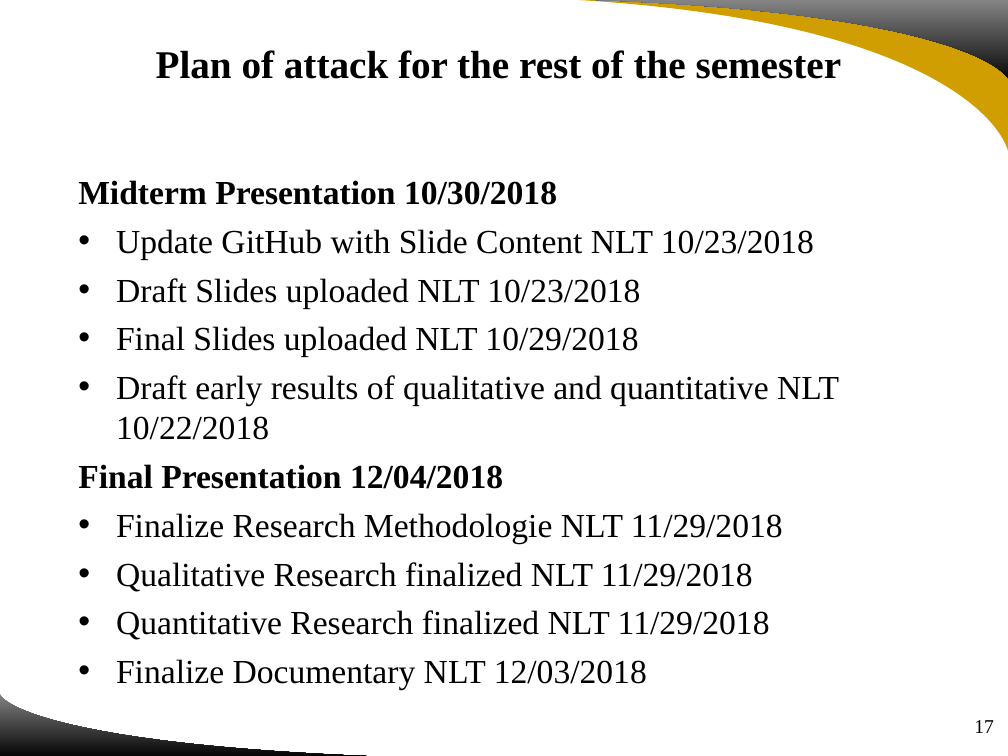
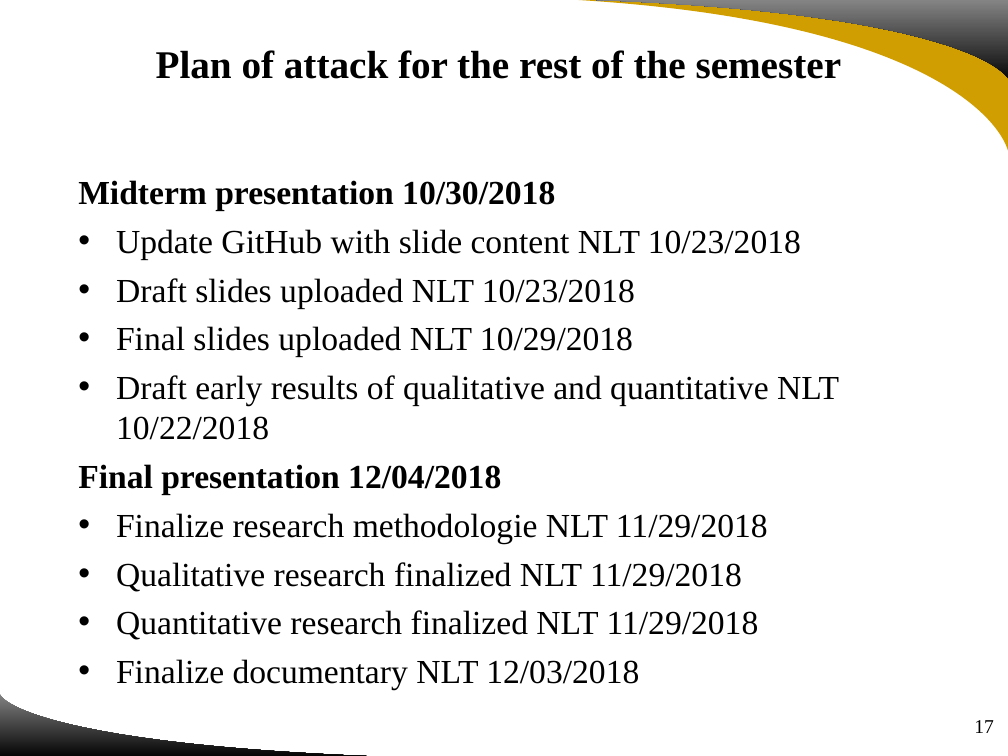
Before and after one commit to UgurUysal86/HUMAN-ASSISTED-WEAPON-SYSTEMS, a slide deck: slide 17 of Project Review and Feedback/181022 IDS6916 Group4 Project Review and Feedback.pptx. Drawn at 1008x756 pixels with LibreOffice and Linux fonts; fonts in the diff are those of the drawing; background and template pictures are left out. Boxes give left, top, right and bottom in pixels: in the first picture for what was removed or moved away, otherwise in the second. Text is boxed around its words. In the diff, an @@ line names an element or a change of style, - is before the commit and + after.

```diff
--- a/Project Review and Feedback/181022 IDS6916 Group4 Project Review and Feedback.pptx
+++ b/Project Review and Feedback/181022 IDS6916 Group4 Project Review and Feedback.pptx
@@ text at box(78, 180, 801, 357): text changed @@
-Midterm Presentation 10/30/2018
-• Update GitHub with Slide Content NLT 10/23/2018
-• Draft Slides uploaded NLT 10/23/2018
-• Final Slides uploaded NLT 10/29/2018
+Midterm presentation 10/30/2018
+• Update GitHub with slide content NLT 10/23/2018
+• Draft slides uploaded NLT 10/23/2018
+• Final slides uploaded NLT 10/29/2018
@@ text at box(78, 464, 768, 690): text changed @@
-Final Presentation 12/04/2018
-• Finalize Research Methodologie NLT 11/29/2018
-• Qualitative Research finalized NLT 11/29/2018
-• Quantitative Research finalized NLT 11/29/2018
-• Finalize Documentary NLT 12/03/2018
+Final presentation 12/04/2018
+• Finalize research methodologie NLT 11/29/2018
+• Qualitative research finalized NLT 11/29/2018
+• Quantitative research finalized NLT 11/29/2018
+• Finalize documentary NLT 12/03/2018
```
Also in this commit, not shown: 14 other slides changed.
